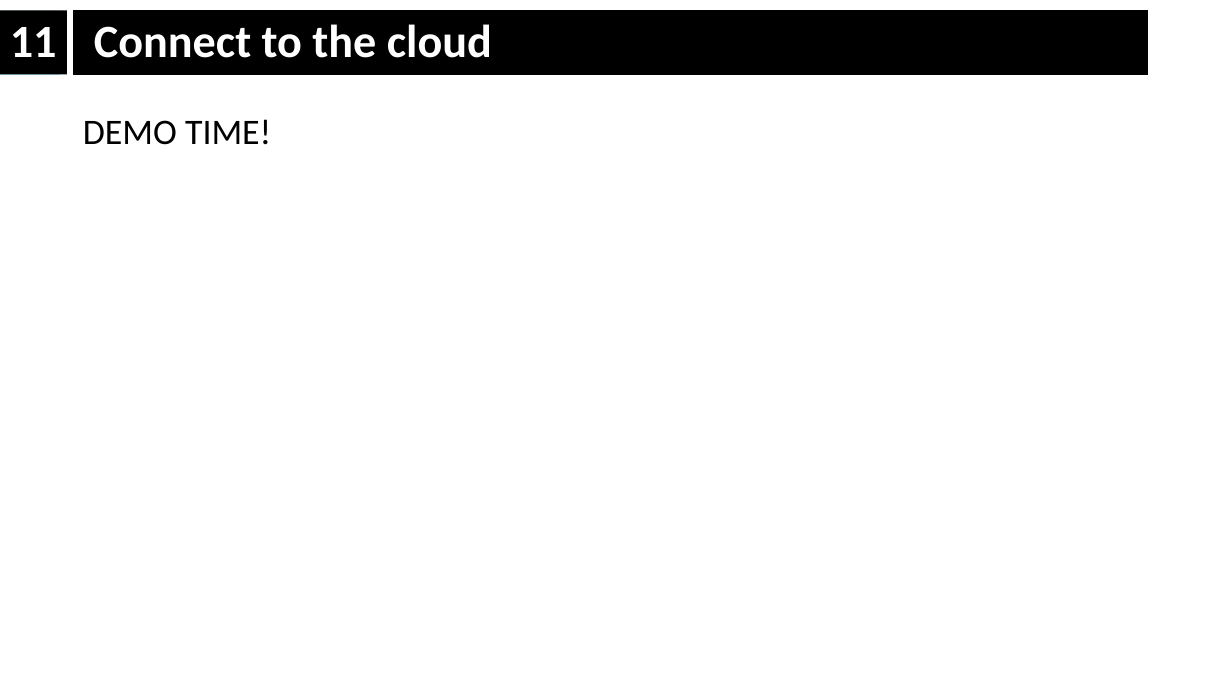
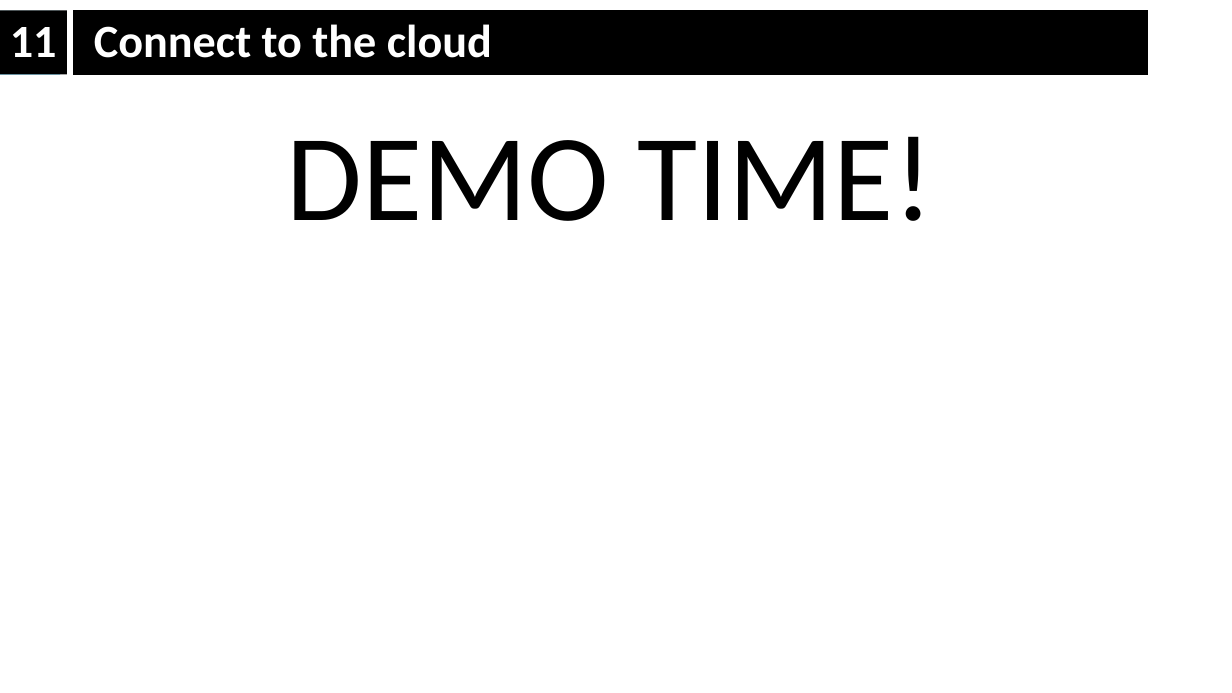
Before and after one commit to pkothree/OfficeCamp2019, a slide deck: slide 11 of O365-Azure-PowerShell/O365-Azure-PowerShell.pptx. Drawn at 1232x693 pixels with LibreOffice and Linux fonts; fonts in the diff are those of the drawing. Boxes give left, top, right and bottom in pixels: in the first picture for what was removed or moved away, otherwise in the second. Text is boxed around its words. In the diff, an @@ line names an element or a change of style, - is before the commit and + after.

```diff
--- a/O365-Azure-PowerShell/O365-Azure-PowerShell.pptx
+++ b/O365-Azure-PowerShell/O365-Azure-PowerShell.pptx
@@ text "DEMO TIME!" at (287,136,933,221): size 28 to 96 pt; alignment left to centre @@
```
Also in this commit, not shown: 4 other slides changed, 2 other files.
